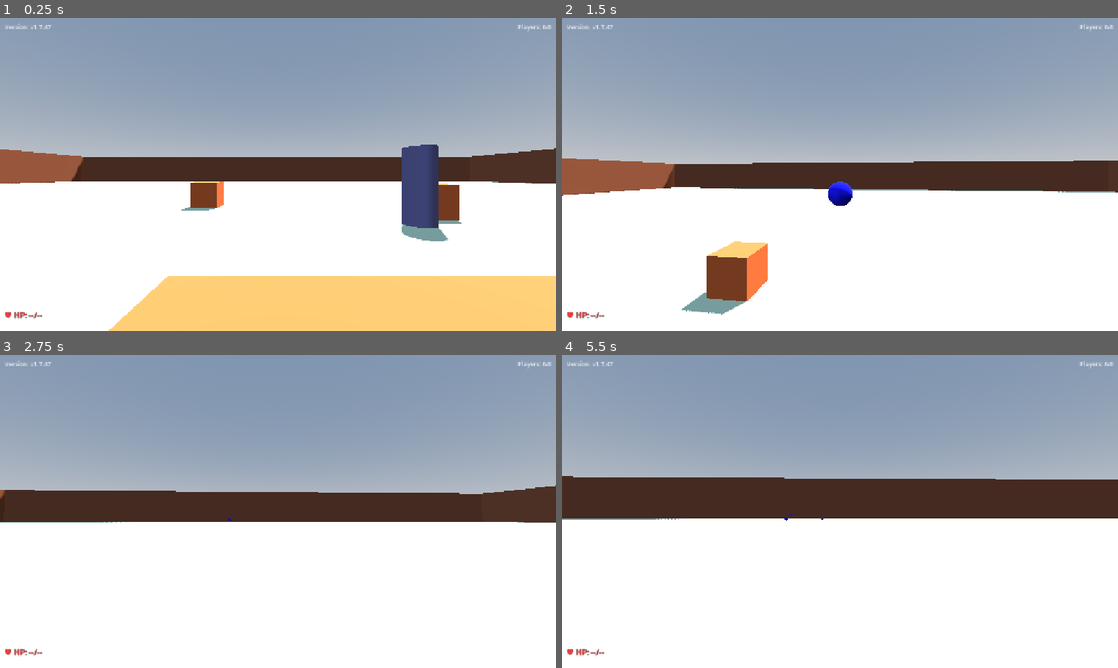
Above: before the commit, frames 1-4 (two rows, left to right).
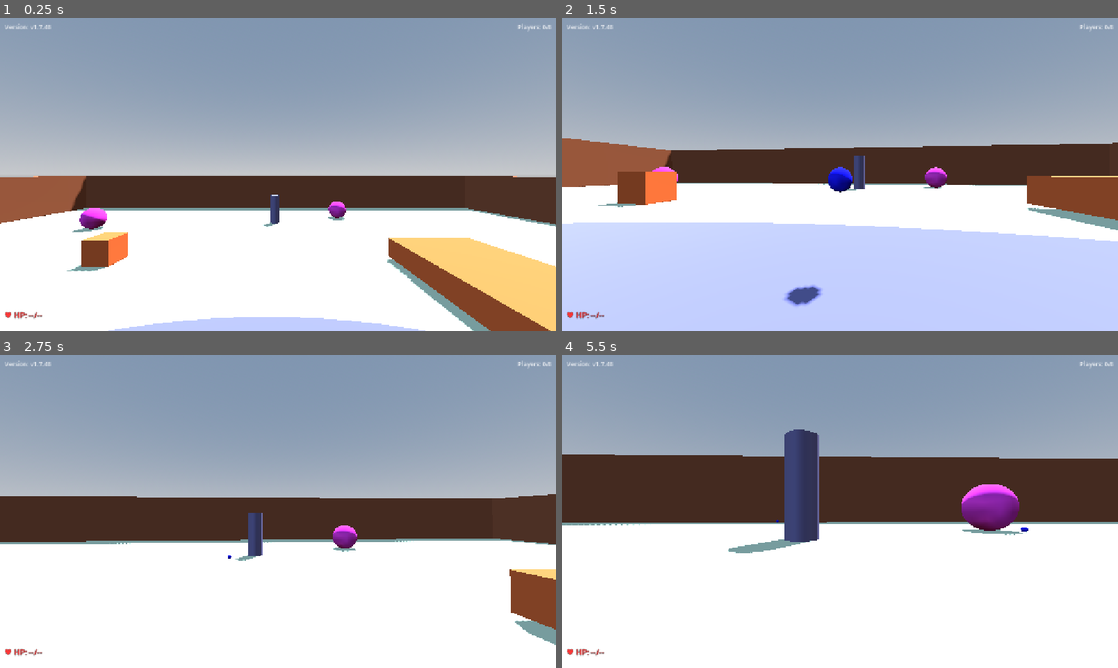
Above: after the commit, the same moments.

Repository: shikiuku/SimpleFPS
Game: Godot game, scene res://scenes/TestLevel.tscn
The game is run twice, just before and just after one commit, with the same random seed, the same clock (stepped at 60 frames per second) and the same inputs. This scene is started directly instead of the project's main scene.
Inputs (mouse positions are in pixels of both pictures, inside the frame that each line leads up to):
- Up to frame 1 (0.25 s): no input
- Up to frame 2 (1.5 s): move the mouse to (867, 174) at 0.52 s; hold Shift (run) 0.53-1.28 s; hold W (move_forward) from 0.53 s (still down); tap Space (jump) at 0.77 s; move the mouse to (812, 174) at 1.27 s; click (812, 174) at 1.35 s
- Up to frame 3 (2.75 s): keep holding W (move_forward); tap Space (jump) at 1.52 s; move the mouse to (289, 505) at 2.02 s; hold Shift (run) from 2.03 s (still down)
- Up to frame 4 (5.5 s): keep holding W (move_forward); move the mouse to (834, 517) at 2.77 s; release Shift (run) at 2.78 s; click (834, 517) at 2.85 s; tap Space (jump) at 3.02, 3.77, 4.52 s; move the mouse to (878, 514) at 3.52 s; hold Shift (run) 3.53-4.28 s; move the mouse to (795, 508) at 4.27 s; click (795, 508) at 4.35 s; move the mouse to (845, 511) at 5.02 s; hold Shift (run) from 5.03 s (still down)

The runs differ from the first frame. In frame 1, 33% of the frame differs, in the area x 0-100%, y 2-100%; in frame 2, 44%; in frame 3, 10%; in frame 4, 12%.

Commit message:
v1.7.48: Box4軽微調整反映とWebエクスポート更新

Diff:
--- a/project.godot
+++ b/project.godot
@@ -11,7 +11,7 @@
 [application]
 
 config/name="Simple FPS"
-config/version="1.7.47"
+config/version="1.7.48"
 config/tags=PackedStringArray("3d", "multiplayer", "fps")
 run/main_scene="res://scenes/MainMenu.tscn"
 config/features=PackedStringArray("4.4", "Forward Plus")
--- a/scenes/DeathScene.tscn
+++ b/scenes/DeathScene.tscn
@@ -1,20 +1,28 @@
-[gd_scene load_steps=2 format=3 uid="uid://death_scene_123"]
+[gd_scene load_steps=2 format=3 uid="uid://cvwbnweq7wrd2"]
 
-[ext_resource type="Script" path="res://scripts/DeathScene.gd" id="1_death"]
+[ext_resource type="Script" uid="uid://cqwv8ru7ph5d1" path="res://scripts/DeathScene.gd" id="1_death"]
 
 [node name="DeathScene" type="Control"]
+layout_mode = 3
+anchors_preset = 15
 anchor_right = 1.0
 anchor_bottom = 1.0
+grow_horizontal = 2
+grow_vertical = 2
 script = ExtResource("1_death")
 
 [node name="Background" type="ColorRect" parent="."]
 layout_mode = 1
+anchors_preset = 15
 anchor_right = 1.0
 anchor_bottom = 1.0
+grow_horizontal = 2
+grow_vertical = 2
 color = Color(0, 0, 0, 0.8)
 
 [node name="DeathMessage" type="Label" parent="."]
 layout_mode = 1
+anchors_preset = -1
 anchor_left = 0.5
 anchor_top = 0.3
 anchor_right = 0.5
@@ -31,6 +39,7 @@
 
 [node name="CountdownLabel" type="Label" parent="."]
 layout_mode = 1
+anchors_preset = -1
 anchor_left = 0.5
 anchor_top = 0.6
 anchor_right = 0.5
--- a/scenes/TestLevel.tscn
+++ b/scenes/TestLevel.tscn
@@ -7,46 +7,43 @@
 bounce = 0.5
 
 [sub_resource type="BoxShape3D" id="BoxShape3D_ground"]
-size = Vector3(160, 1, 160)
+size = Vector3(120, 1, 120)
 
 [sub_resource type="BoxMesh" id="BoxMesh_ground"]
-size = Vector3(160, 1, 160)
+size = Vector3(120, 1, 120)
 
 [sub_resource type="StandardMaterial3D" id="StandardMaterial3D_ground"]
 albedo_color = Color(0.7, 0.8, 0.7, 1)
 
 [sub_resource type="BoxShape3D" id="BoxShape3D_wall"]
-size = Vector3(1, 10, 162)
+size = Vector3(1, 10, 122)
 
 [sub_resource type="BoxMesh" id="BoxMesh_wall"]
-size = Vector3(1, 10, 162)
+size = Vector3(1, 10, 122)
 
 [sub_resource type="StandardMaterial3D" id="StandardMaterial3D_wall"]
 albedo_color = Color(0.5, 0.3, 0.2, 1)
 
-[sub_resource type="PhysicsMaterial" id="PhysicsMaterial_bounce"]
-friction = 0.3
-bounce = 0.8
-
-[sub_resource type="BoxShape3D" id="BoxShape3D_obstacle"]
-size = Vector3(5.83069, 2, 6.1792)
-
-[sub_resource type="BoxMesh" id="BoxMesh_obstacle"]
-size = Vector3(2, 2, 2)
-
-[sub_resource type="StandardMaterial3D" id="StandardMaterial3D_obstacle"]
-albedo_color = Color(0.8, 0.4, 0.2, 1)
-
 [sub_resource type="CylinderShape3D" id="CylinderShape3D_pillar"]
-height = 4.0
+height = 6.0
+radius = 0.509277
 
 [sub_resource type="CylinderMesh" id="CylinderMesh_pillar"]
-top_radius = 0.8
-bottom_radius = 0.8
-height = 4.0
+top_radius = 1.0
+bottom_radius = 1.0
+height = 6.0
 
 [sub_resource type="StandardMaterial3D" id="StandardMaterial3D_pillar"]
 albedo_color = Color(0.4, 0.4, 0.6, 1)
+
+[sub_resource type="BoxShape3D" id="BoxShape3D_box"]
+size = Vector3(3, 3, 3)
+
+[sub_resource type="BoxMesh" id="BoxMesh_box"]
+size = Vector3(3, 3, 3)
+
+[sub_resource type="StandardMaterial3D" id="StandardMaterial3D_box"]
+albedo_color = Color(0.8, 0.4, 0.2, 1)
 
 [sub_resource type="ProceduralSkyMaterial" id="ProceduralSkyMaterial_1"]
 sky_horizon_color = Color(0.64625, 0.65575, 0.67075, 1)
@@ -60,6 +57,32 @@
 sky = SubResource("Sky_1")
 tonemap_mode = 2
 
+[sub_resource type="ConvexPolygonShape3D" id="ConvexPolygonShape3D_pyramid"]
+points = PackedVector3Array(0, 4, 0, -2, 0, -2, 2, 0, -2, 2, 0, 2, -2, 0, 2)
+
+[sub_resource type="ArrayMesh" id="ArrayMesh_pyramid"]
+_surfaces = [{
+"aabb": AABB(0, 0, 0, 0, 0, 0),
+"format": 34359738368,
+"primitive": 5,
+"uv_scale": Vector4(0, 0, 0, 0),
+"vertex_count": 0,
+"vertex_data": PackedByteArray()
+}]
+
+[sub_resource type="StandardMaterial3D" id="StandardMaterial3D_pyramid"]
+albedo_color = Color(0.2, 0.8, 0.4, 1)
+
+[sub_resource type="SphereShape3D" id="SphereShape3D_sphere"]
+radius = 2.0
+
+[sub_resource type="SphereMesh" id="SphereMesh_sphere"]
+radius = 2.0
+height = 4.0
+
+[sub_resource type="StandardMaterial3D" id="StandardMaterial3D_sphere"]
+albedo_color = Color(0.8, 0.2, 0.8, 1)
+
 [node name="TestLevel" type="Node3D"]
 script = ExtResource("2_testlevel")
 
@@ -78,9 +101,10 @@
 surface_material_override/0 = SubResource("StandardMaterial3D_ground")
 
 [node name="Wall_East" type="StaticBody3D" parent="."]
-transform = Transform3D(1, 0, 0, 0, 1, 0, 0, 0, 1, 79.5, 5, 0)
-collision_layer = 2
-collision_mask = 0
+transform = Transform3D(1, 0, 0, 0, 1, 0, 0, 0, 1, 59.5, 5, 0)
+collision_layer = 2
+collision_mask = 0
+physics_material_override = SubResource("PhysicsMaterial_ground")
 
 [node name="CollisionShape3D" type="CollisionShape3D" parent="Wall_East"]
 shape = SubResource("BoxShape3D_wall")
@@ -90,9 +114,10 @@
 surface_material_override/0 = SubResource("StandardMaterial3D_wall")
 
 [node name="Wall_West" type="StaticBody3D" parent="."]
-transform = Transform3D(1, 0, 0, 0, 1, 0, 0, 0, 1, -79.5, 5, 0)
-collision_layer = 2
-collision_mask = 0
+transform = Transform3D(1, 0, 0, 0, 1, 0, 0, 0, 1, -59.5, 5, 0)
+collision_layer = 2
+collision_mask = 0
+physics_material_override = SubResource("PhysicsMaterial_ground")
 
 [node name="CollisionShape3D" type="CollisionShape3D" parent="Wall_West"]
 shape = SubResource("BoxShape3D_wall")
@@ -102,9 +127,10 @@
 surface_material_override/0 = SubResource("StandardMaterial3D_wall")
 
 [node name="Wall_North" type="StaticBody3D" parent="."]
-transform = Transform3D(0, 0, -1, 0, 1, 0, 1, 0, 0, 0, 5, 79.5)
-collision_layer = 2
-collision_mask = 0
+transform = Transform3D(0, 0, -1, 0, 1, 0, 1, 0, 0, 0, 5, 59.5)
+collision_layer = 2
+collision_mask = 0
+physics_material_override = SubResource("PhysicsMaterial_ground")
 
 [node name="CollisionShape3D" type="CollisionShape3D" parent="Wall_North"]
 shape = SubResource("BoxShape3D_wall")
@@ -114,9 +140,10 @@
 surface_material_override/0 = SubResource("StandardMaterial3D_wall")
 
 [node name="Wall_South" type="StaticBody3D" parent="."]
-transform = Transform3D(0, 0, -1, 0, 1, 0, 1, 0, 0, 0, 5, -79.5)
-collision_layer = 2
-collision_mask = 0
+transform = Transform3D(0, 0, -1, 0, 1, 0, 1, 0, 0, 0, 5, -59.5)
+collision_layer = 2
+collision_mask = 0
+physics_material_override = SubResource("PhysicsMaterial_ground")
 
 [node name="CollisionShape3D" type="CollisionShape3D" parent="Wall_South"]
 shape = SubResource("BoxShape3D_wall")
@@ -125,80 +152,93 @@
 mesh = SubResource("BoxMesh_wall")
 surface_material_override/0 = SubResource("StandardMaterial3D_wall")
 
-[node name="Obstacle1" type="StaticBody3D" parent="."]
-transform = Transform3D(1, 0, 0, 0, 1, 0, 0, 0, 1, -8, 1, 5)
-collision_layer = 2
-collision_mask = 0
-physics_material_override = SubResource("PhysicsMaterial_bounce")
-
-[node name="CollisionShape3D" type="CollisionShape3D" parent="Obstacle1"]
-transform = Transform3D(1, 0, 0, 0, 1, 0, 0, 0, 1, 10.1105, -1.02531, -0.543701)
-shape = SubResource("BoxShape3D_obstacle")
-
-[node name="MeshInstance3D" type="MeshInstance3D" parent="Obstacle1"]
-transform = Transform3D(3, 0, 0, 0, 3, 0, 0, 0, 3, 10.0457, -2.9503, -0.500987)
-mesh = SubResource("BoxMesh_obstacle")
-surface_material_override/0 = SubResource("StandardMaterial3D_obstacle")
-
-[node name="Obstacle2" type="StaticBody3D" parent="."]
-transform = Transform3D(1, 0, 0, 0, 1, 0, 0, 0, 1, 10, 1, -8)
-collision_layer = 2
-collision_mask = 0
-physics_material_override = SubResource("PhysicsMaterial_bounce")
-
-[node name="CollisionShape3D" type="CollisionShape3D" parent="Obstacle2"]
-shape = SubResource("BoxShape3D_obstacle")
-
-[node name="MeshInstance3D" type="MeshInstance3D" parent="Obstacle2"]
-mesh = SubResource("BoxMesh_obstacle")
-surface_material_override/0 = SubResource("StandardMaterial3D_obstacle")
-
-[node name="Obstacle3" type="StaticBody3D" parent="."]
-transform = Transform3D(1, 0, 0, 0, 1, 0, 0, 0, 1, -5, 1, -12)
-collision_layer = 2
-collision_mask = 0
-physics_material_override = SubResource("PhysicsMaterial_bounce")
-
-[node name="CollisionShape3D" type="CollisionShape3D" parent="Obstacle3"]
-shape = SubResource("BoxShape3D_obstacle")
-
-[node name="MeshInstance3D" type="MeshInstance3D" parent="Obstacle3"]
-mesh = SubResource("BoxMesh_obstacle")
-surface_material_override/0 = SubResource("StandardMaterial3D_obstacle")
-
-[node name="Obstacle4" type="StaticBody3D" parent="."]
-transform = Transform3D(1, 0, 0, 0, 1, 0, 0, 0, 1, 15, 1, 10)
-collision_layer = 2
-collision_mask = 0
-physics_material_override = SubResource("PhysicsMaterial_bounce")
-
-[node name="CollisionShape3D" type="CollisionShape3D" parent="Obstacle4"]
-shape = SubResource("BoxShape3D_obstacle")
-
-[node name="MeshInstance3D" type="MeshInstance3D" parent="Obstacle4"]
-mesh = SubResource("BoxMesh_obstacle")
-surface_material_override/0 = SubResource("StandardMaterial3D_obstacle")
+[node name="CenterTower" type="StaticBody3D" parent="."]
+transform = Transform3D(1, 0, 0, 0, 1, 0, 0, 0, 1, 0, 3, 0)
+collision_layer = 2
+collision_mask = 0
+physics_material_override = SubResource("PhysicsMaterial_ground")
+
+[node name="CollisionShape3D" type="CollisionShape3D" parent="CenterTower"]
+transform = Transform3D(36.2923, 0, 0, 0, 0.698987, 0, 0, 0, 17.2862, 0, -3.87935, 0)
+shape = SubResource("CylinderShape3D_pillar")
+
+[node name="MeshInstance3D" type="MeshInstance3D" parent="CenterTower"]
+transform = Transform3D(18.4945, 0, 0, 0, 0.698987, 0, 0, 0, 8.63522, 0, -3.87935, 0)
+mesh = SubResource("CylinderMesh_pillar")
+surface_material_override/0 = SubResource("StandardMaterial3D_pillar")
+
+[node name="Box1" type="StaticBody3D" parent="."]
+transform = Transform3D(40.3893, 0, 0, 0, 1, 0, 0, 0, 2.94321, 1.34224, 1.5, 16.6316)
+collision_layer = 2
+collision_mask = 0
+physics_material_override = SubResource("PhysicsMaterial_ground")
+
+[node name="CollisionShape3D" type="CollisionShape3D" parent="Box1"]
+shape = SubResource("BoxShape3D_box")
+
+[node name="MeshInstance3D" type="MeshInstance3D" parent="Box1"]
+mesh = SubResource("BoxMesh_box")
+surface_material_override/0 = SubResource("StandardMaterial3D_box")
+
+[node name="Box2" type="StaticBody3D" parent="."]
+transform = Transform3D(3.31017, 0, 0, 0, 0.739358, 0, 0, 0, 7.52526, 19.2662, 1.5, -9.43726)
+collision_layer = 2
+collision_mask = 0
+physics_material_override = SubResource("PhysicsMaterial_ground")
+
+[node name="CollisionShape3D" type="CollisionShape3D" parent="Box2"]
+shape = SubResource("BoxShape3D_box")
+
+[node name="MeshInstance3D" type="MeshInstance3D" parent="Box2"]
+mesh = SubResource("BoxMesh_box")
+surface_material_override/0 = SubResource("StandardMaterial3D_box")
+
+[node name="Box3" type="StaticBody3D" parent="."]
+transform = Transform3D(1, 0, 0, 0, 1, 0, 0, 0, 1, -20, 1.5, -20)
+collision_layer = 2
+collision_mask = 0
+physics_material_override = SubResource("PhysicsMaterial_ground")
+
+[node name="CollisionShape3D" type="CollisionShape3D" parent="Box3"]
+shape = SubResource("BoxShape3D_box")
+
+[node name="MeshInstance3D" type="MeshInstance3D" parent="Box3"]
+mesh = SubResource("BoxMesh_box")
+surface_material_override/0 = SubResource("StandardMaterial3D_box")
+
+[node name="Box4" type="StaticBody3D" parent="."]
+transform = Transform3D(1.01542, 0, 0, 0, 1, 0, 0, 0, 1, 20, 1.5, 20)
+collision_layer = 2
+collision_mask = 0
+physics_material_override = SubResource("PhysicsMaterial_ground")
+
+[node name="CollisionShape3D" type="CollisionShape3D" parent="Box4"]
+transform = Transform3D(1, 0, 0, 0, 1, 0, 0, 0, 1, 1.23482, 0, 4.09285)
+shape = SubResource("BoxShape3D_box")
+
+[node name="MeshInstance3D" type="MeshInstance3D" parent="Box4"]
+transform = Transform3D(1, 0, 0, 0, 1, 0, 0, 0, 1, 1.26848, 0, 4.05077)
+mesh = SubResource("BoxMesh_box")
+surface_material_override/0 = SubResource("StandardMaterial3D_box")
 
 [node name="Pillar1" type="StaticBody3D" parent="."]
-transform = Transform3D(1, 0, 0, 0, 1, 0, 0, 0, 1, 0, 2, 12)
-collision_layer = 2
-collision_mask = 0
-physics_material_override = SubResource("PhysicsMaterial_bounce")
+transform = Transform3D(1, 0, 0, 0, 1, 0, 0, 0, 1, -40, 3, 0)
+collision_layer = 2
+collision_mask = 0
+physics_material_override = SubResource("PhysicsMaterial_ground")
 
 [node name="CollisionShape3D" type="CollisionShape3D" parent="Pillar1"]
-transform = Transform3D(1, 0, 0, 0, 1, 0, 0, 0, 1, 8.05256, 0, -18.2354)
 shape = SubResource("CylinderShape3D_pillar")
 
 [node name="MeshInstance3D" type="MeshInstance3D" parent="Pillar1"]
-transform = Transform3D(1, 0, 0, 0, 1, 0, 0, 0, 1, -5.83514, -9.53674e-07, 0.577576)
 mesh = SubResource("CylinderMesh_pillar")
 surface_material_override/0 = SubResource("StandardMaterial3D_pillar")
 
 [node name="Pillar2" type="StaticBody3D" parent="."]
-transform = Transform3D(1, 0, 0, 0, 1, 0, 0, 0, 1, -10, 2, 0)
-collision_layer = 2
-collision_mask = 0
-physics_material_override = SubResource("PhysicsMaterial_bounce")
+transform = Transform3D(1, 0, 0, 0, 1, 0, 0, 0, 1, 40, 3, 0)
+collision_layer = 2
+collision_mask = 0
+physics_material_override = SubResource("PhysicsMaterial_ground")
 
 [node name="CollisionShape3D" type="CollisionShape3D" parent="Pillar2"]
 shape = SubResource("CylinderShape3D_pillar")
@@ -208,15 +248,41 @@
 surface_material_override/0 = SubResource("StandardMaterial3D_pillar")
 
 [node name="Pillar3" type="StaticBody3D" parent="."]
-transform = Transform3D(1, 0, 0, 0, 1, 0, 0, 0, 1, 8, 2, -6)
-collision_layer = 2
-collision_mask = 0
-physics_material_override = SubResource("PhysicsMaterial_bounce")
+transform = Transform3D(1, 0, 0, 0, 1, 0, 0, 0, 1, 0, 3, -40)
+collision_layer = 2
+collision_mask = 0
+physics_material_override = SubResource("PhysicsMaterial_ground")
 
 [node name="CollisionShape3D" type="CollisionShape3D" parent="Pillar3"]
 shape = SubResource("CylinderShape3D_pillar")
 
 [node name="MeshInstance3D" type="MeshInstance3D" parent="Pillar3"]
+mesh = SubResource("CylinderMesh_pillar")
+surface_material_override/0 = SubResource("StandardMaterial3D_pillar")
+
+[node name="Pillar4" type="StaticBody3D" parent="."]
+transform = Transform3D(1, 0, 0, 0, 1, 0, 0, 0, 1, 0, 3, 40)
+collision_layer = 2
+collision_mask = 0
+physics_material_override = SubResource("PhysicsMaterial_ground")
+
+[node name="CollisionShape3D" type="CollisionShape3D" parent="Pillar4"]
+shape = SubResource("CylinderShape3D_pillar")
+
+[node name="MeshInstance3D" type="MeshInstance3D" parent="Pillar4"]
+mesh = SubResource("CylinderMesh_pillar")
+surface_material_override/0 = SubResource("StandardMaterial3D_pillar")
+
+[node name="Pillar5" type="StaticBody3D" parent="."]
+transform = Transform3D(1, 0, 0, 0, 1, 0, 0, 0, 1, -30.8732, 3, 21.2851)
+collision_layer = 2
+collision_mask = 0
+physics_material_override = SubResource("PhysicsMaterial_ground")
+
+[node name="CollisionShape3D" type="CollisionShape3D" parent="Pillar5"]
+shape = SubResource("CylinderShape3D_pillar")
+
+[node name="MeshInstance3D" type="MeshInstance3D" parent="Pillar5"]
 mesh = SubResource("CylinderMesh_pillar")
 surface_material_override/0 = SubResource("StandardMaterial3D_pillar")
 
@@ -226,3 +292,124 @@
 
 [node name="WorldEnvironment" type="WorldEnvironment" parent="."]
 environment = SubResource("Environment_1")
+
+[node name="Pyramid1" type="StaticBody3D" parent="."]
+transform = Transform3D(1, 0, 0, 0, 1, 0, 0, 0, 1, -30, 2, 30)
+collision_layer = 2
+collision_mask = 0
+physics_material_override = SubResource("PhysicsMaterial_ground")
+
+[node name="CollisionShape3D" type="CollisionShape3D" parent="Pyramid1"]
+transform = Transform3D(1, 0, 0, 0, 1, 0, 0, 0, 1, -1.81607, -3.8147e-06, 11.3615)
+shape = SubResource("ConvexPolygonShape3D_pyramid")
+debug_color = Color(0.910989, 0.000101075, 0.728142, 0.42)
+
+[node name="MeshInstance3D" type="MeshInstance3D" parent="Pyramid1"]
+mesh = SubResource("ArrayMesh_pyramid")
+surface_material_override/0 = SubResource("StandardMaterial3D_pyramid")
+
+[node name="Pyramid2" type="StaticBody3D" parent="."]
+transform = Transform3D(1, 0, 0, 0, 1, 0, 0, 0, 1, 30, 2, -30)
+collision_layer = 2
+collision_mask = 0
+physics_material_override = SubResource("PhysicsMaterial_ground")
+
+[node name="CollisionShape3D" type="CollisionShape3D" parent="Pyramid2"]
+shape = SubResource("ConvexPolygonShape3D_pyramid")
+debug_color = Color(0.910989, 0.000101075, 0.728142, 0.42)
+
+[node name="MeshInstance3D" type="MeshInstance3D" parent="Pyramid2"]
+mesh = SubResource("ArrayMesh_pyramid")
+surface_material_override/0 = SubResource("StandardMaterial3D_pyramid")
+
+[node name="Pyramid3" type="StaticBody3D" parent="."]
+transform = Transform3D(1, 0, 0, 0, 1, 0, 0, 0, 1, 35, 2, 35)
+collision_layer = 2
+collision_mask = 0
+physics_material_override = SubResource("PhysicsMaterial_ground")
+
+[node name="CollisionShape3D" type="CollisionShape3D" parent="Pyramid3"]
+shape = SubResource("ConvexPolygonShape3D_pyramid")
+debug_color = Color(0.910989, 0.000101075, 0.728142, 0.42)
+
+[node name="MeshInstance3D" type="MeshInstance3D" parent="Pyramid3"]
+mesh = SubResource("ArrayMesh_pyramid")
+surface_material_override/0 = SubResource("StandardMaterial3D_pyramid")
+
+[node name="Sphere1" type="StaticBody3D" parent="."]
+transform = Transform3D(1, 0, 0, 0, 1, 0, 0, 0, 1, -35, 2, -35)
+collision_layer = 2
+collision_mask = 0
+physics_material_override = SubResource("PhysicsMaterial_ground")
+
+[node name="CollisionShape3D" type="CollisionShape3D" parent="Sphere1"]
+shape = SubResource("SphereShape3D_sphere")
+
+[node name="MeshInstance3D" type="MeshInstance3D" parent="Sphere1"]
+mesh = SubResource("SphereMesh_sphere")
+surface_material_override/0 = SubResource("StandardMaterial3D_sphere")
+
+[node name="Sphere2" type="StaticBody3D" parent="."]
+transform = Transform3D(1, 0, 0, 0, 1, 0, 0, 0, 1, 15, 2, -45)
+collision_layer = 2
+collision_mask = 0
+physics_material_override = SubResource("PhysicsMaterial_ground")
+
+[node name="CollisionShape3D" type="CollisionShape3D" parent="Sphere2"]
+shape = SubResource("SphereShape3D_sphere")
+
+[node name="MeshInstance3D" type="MeshInstance3D" parent="Sphere2"]
+mesh = SubResource("SphereMesh_sphere")
+surface_material_override/0 = SubResource("StandardMaterial3D_sphere")
+
+[node name="ExtraBox1" type="StaticBody3D" parent="."]
+transform = Transform3D(1, 0, 0, 0, 1, 0, 0, 0, 1, -45, 1.5, 15)
+collision_layer = 2
+collision_mask = 0
+physics_material_override = SubResource("PhysicsMaterial_ground")
+
+[node name="CollisionShape3D" type="CollisionShape3D" parent="ExtraBox1"]
+shape = SubResource("BoxShape3D_box")
+
+[node name="MeshInstance3D" type="MeshInstance3D" parent="ExtraBox1"]
+mesh = SubResource("BoxMesh_box")
+surface_material_override/0 = SubResource("StandardMaterial3D_box")
+
+[node name="ExtraBox2" type="StaticBody3D" parent="."]
+transform = Transform3D(1, 0, 0, 0, 1, 0, 0, 0, 1, 45, 1.5, -15)
+collision_layer = 2
+collision_mask = 0
+physics_material_override = SubResource("PhysicsMaterial_ground")
+
+[node name="CollisionShape3D" type="CollisionShape3D" parent="ExtraBox2"]
+shape = SubResource("BoxShape3D_box")
+
+[node name="MeshInstance3D" type="MeshInstance3D" parent="ExtraBox2"]
+mesh = SubResource("BoxMesh_box")
+surface_material_override/0 = SubResource("StandardMaterial3D_box")
+
+[node name="SmallPillar1" type="StaticBody3D" parent="."]
+transform = Transform3D(0.7, 0, 0, 0, 0.7, 0, 0, 0, 0.7, -25, 2.1, -10)
+collision_layer = 2
+collision_mask = 0
+physics_material_override = SubResource("PhysicsMaterial_ground")
+
+[node name="CollisionShape3D" type="CollisionShape3D" parent="SmallPillar1"]
+shape = SubResource("CylinderShape3D_pillar")
+
+[node name="MeshInstance3D" type="MeshInstance3D" parent="SmallPillar1"]
+mesh = SubResource("CylinderMesh_pillar")
+surface_material_override/0 = SubResource("StandardMaterial3D_pillar")
+
+[node name="SmallPillar2" type="StaticBody3D" parent="."]
+transform = Transform3D(0.7, 0, 0, 0, 0.7, 0, 0, 0, 0.7, 25, 2.1, 10)
+collision_layer = 2
+collision_mask = 0
+physics_material_override = SubResource("PhysicsMaterial_ground")
+
+[node name="CollisionShape3D" type="CollisionShape3D" parent="SmallPillar2"]
+shape = SubResource("CylinderShape3D_pillar")
+
+[node name="MeshInstance3D" type="MeshInstance3D" parent="SmallPillar2"]
+mesh = SubResource("CylinderMesh_pillar")
+surface_material_override/0 = SubResource("StandardMaterial3D_pillar")
--- a/scripts/GameUI.gd
+++ b/scripts/GameUI.gd
@@ -5,7 +5,7 @@
 @onready var health_label = $HealthLabel
 
 # ゲームのバージョン
-const VERSION = "v1.7.47"
+const VERSION = "v1.7.48"
 
 func _ready():
 	# バージョンを表示
--- a/scripts/TestLevel.gd
+++ b/scripts/TestLevel.gd
@@ -69,8 +69,8 @@
 	var player = player_scene.instantiate()
 	player.name = str(peer_id)
 
-	# ランダムな位置に配置（サーバーも含めて）
-	var spawn_position = Vector3(randf_range(-5, 5), 2, randf_range(-5, 5))
+	# ランダムな位置に配置（サーバーも含めて）- 少し上空からスポーン
+	var spawn_position = Vector3(randf_range(-5, 5), 10, randf_range(-5, 5))
 	player.position = spawn_position
 
 	# シーンに追加
Not shown: 1 places in scenes/TestLevel.tscn that only renumber resources
Not shown, changed: web-build/index.html
Not shown, changed: web-build/index.pck
